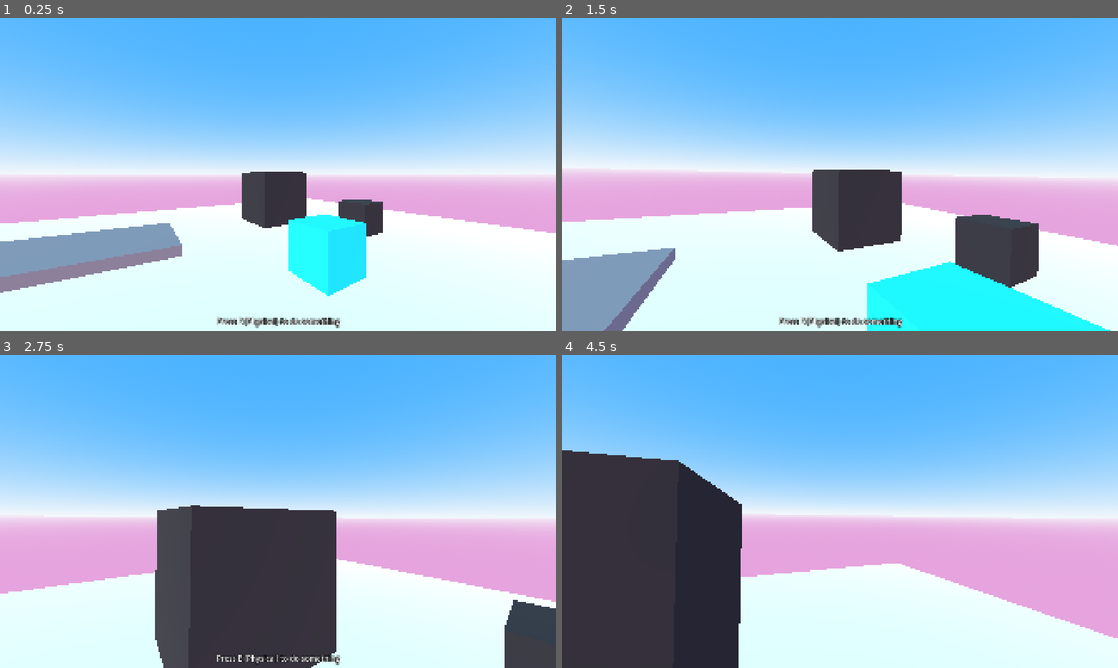
Above: before the commit, frames 1-4 (two rows, left to right).
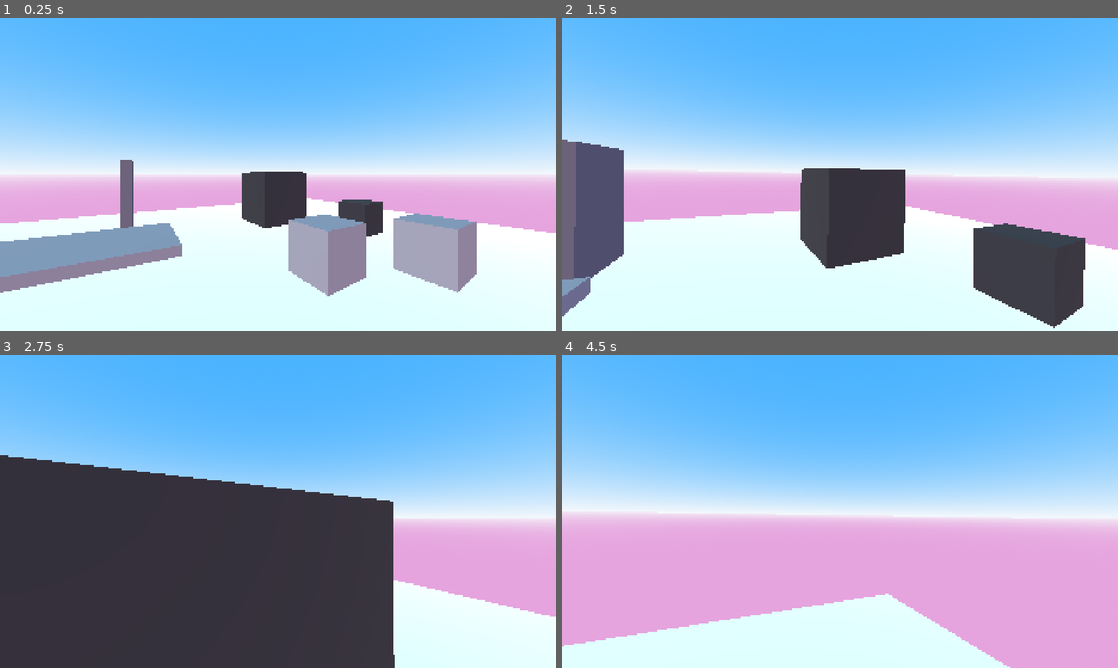
Above: after the commit, the same moments.

Repository: MrEliptik/godot_4_template
Game: Godot game, scene res://scenes/demos/3D/interactable/interactable_demo.tscn
The game is run twice, just before and just after one commit, with the same random seed, the same clock (stepped at 60 frames per second) and the same inputs. This scene is started directly instead of the project's main scene.
Inputs (mouse positions are in pixels of both pictures, inside the frame that each line leads up to):
- Up to frame 1 (0.25 s): no input
- Up to frame 2 (1.5 s): tap E (interact) at 0.5, 1.35 s; move the mouse to (867, 174) at 0.52 s; hold E (interact) 0.53-1.28 s; hold W (forward) from 0.53 s (still down); tap Space (jump) at 0.77 s; move the mouse to (812, 174) at 1.27 s
- Up to frame 3 (2.75 s): keep holding W (forward); tap Space (jump) at 1.52 s; move the mouse to (289, 505) at 2.02 s; hold E (interact) from 2.03 s (still down)
- Up to frame 4 (4.5 s): keep holding W (forward); move the mouse to (834, 517) at 2.77 s; release E (interact) at 2.78 s; tap E (interact) at 2.85, 4.35 s; tap Space (jump) at 3.02, 3.77 s; move the mouse to (878, 514) at 3.52 s; hold E (interact) 3.53-4.28 s; move the mouse to (795, 508) at 4.27 s

The runs differ from the first frame. In frame 1, 7.0% of the frame differs, in the area x 21-86%, y 45-100%; in frame 2, 19%; in frame 3, 30%; in frame 4, 30%, in the area x 0-100%, y 30-100%.

Commit message:
update demo

Diff:
--- a/scenes/character_controller/3D/fps_simple_controller.tscn
+++ b/scenes/character_controller/3D/fps_simple_controller.tscn
@@ -11,7 +11,7 @@
 size = Vector3(1.125, 1.9707, 1.14844)
 
 [sub_resource type="BoxShape3D" id="BoxShape3D_tgehe"]
-size = Vector3(1, 2.28247, 2.617)
+size = Vector3(0.884766, 2.28247, 1.50227)
 
 [sub_resource type="AudioStreamRandomizer" id="AudioStreamRandomizer_gmlin"]
 random_pitch = 1.1
@@ -48,10 +48,8 @@
 current = true
 
 [node name="InteractorRaycast" type="RayCast3D" parent="RotPoint"]
-enabled = false
-target_position = Vector3(0, 0, -8)
+target_position = Vector3(0, 0, -2)
 collision_mask = 4
-hit_from_inside = true
 collide_with_areas = true
 collide_with_bodies = false
 debug_shape_custom_color = Color(0, 0.54902, 0.129412, 1)
@@ -59,12 +57,13 @@
 script = ExtResource("2_73rg6")
 
 [node name="InteractorArea" type="Area3D" parent="RotPoint"]
-collision_layer = 4
-collision_mask = 4
+collision_layer = 0
+collision_mask = 0
 script = ExtResource("3_tgehe")
+enabled = false
 
 [node name="CollisionShape3D" type="CollisionShape3D" parent="RotPoint/InteractorArea"]
-transform = Transform3D(1, 0, 0, 0, 1, 0, 0, 0, 1, 0, -0.752808, -1.43826)
+transform = Transform3D(1, 0, 0, 0, 1, 0, 0, 0, 1, 0, -0.752808, -1.19542)
 shape = SubResource("BoxShape3D_tgehe")
 
 [node name="Land" type="AudioStreamPlayer" parent="."]
--- a/scenes/character_controller/3D/scripts/fps_simple_controller.gd
+++ b/scenes/character_controller/3D/scripts/fps_simple_controller.gd
@@ -5,7 +5,7 @@
 enum GUN_TYPE {GUN, ROCKET}
 
 @export_category("Movement")
-@export var speed: float = 2.5
+@export var speed: float = 3.5
 @export var jump_force: float = 8.0
 @export var mouse_sensitivity: float = 0.08
 @export var accel: float = 2.0
--- a/scenes/demos/3D/interactable/interactable_demo.tscn
+++ b/scenes/demos/3D/interactable/interactable_demo.tscn
@@ -1,8 +1,9 @@
-[gd_scene load_steps=14 format=3 uid="uid://c6dlns3dd1ny1"]
+[gd_scene load_steps=19 format=3 uid="uid://c6dlns3dd1ny1"]
 
 [ext_resource type="PackedScene" uid="uid://bw5660x2v75ip" path="res://scenes/character_controller/3D/fps_simple_controller.tscn" id="1_ylnlx"]
 [ext_resource type="Script" uid="uid://b6yyx2wtbd78t" path="res://components/interactable/interactable.gd" id="2_pijpf"]
 [ext_resource type="Material" uid="uid://b4ticegl48jow" path="res://components/interactable/interact_overlay.tres" id="2_xaqar"]
+[ext_resource type="Script" uid="uid://cimae7rkmbu1m" path="res://scenes/demos/3D/interactable/scripts/door.gd" id="3_wejps"]
 [ext_resource type="Script" uid="uid://c06wgt8nxqcyl" path="res://scenes/demos/3D/interactable/scripts/table.gd" id="4_8dkb5"]
 [ext_resource type="Script" uid="uid://c63t318ovt1ku" path="res://components/camera_control/camera_controls.gd" id="5_r7o7r"]
 
@@ -11,13 +12,23 @@
 [sub_resource type="StandardMaterial3D" id="StandardMaterial3D_pijpf"]
 albedo_color = Color(0.172833, 0.172833, 0.172833, 1)
 
+[sub_resource type="StandardMaterial3D" id="StandardMaterial3D_wejps"]
+albedo_color = Color(0.429992, 0.424992, 0.437879, 1)
+
+[sub_resource type="BoxShape3D" id="BoxShape3D_r7o7r"]
+size = Vector3(1.50195, 2.33594, 0.355713)
+
 [sub_resource type="BoxMesh" id="BoxMesh_xaqar"]
+
+[sub_resource type="BoxShape3D" id="BoxShape3D_wejps"]
+
+[sub_resource type="BoxShape3D" id="BoxShape3D_4m4ww"]
+
+[sub_resource type="BoxMesh" id="BoxMesh_8dkb5"]
+size = Vector3(3, 0.185, 2)
 
 [sub_resource type="BoxShape3D" id="BoxShape3D_xaqar"]
 size = Vector3(3.2207, 0.303711, 2.26605)
-
-[sub_resource type="BoxMesh" id="BoxMesh_8dkb5"]
-size = Vector3(3, 0.185, 2)
 
 [sub_resource type="ProceduralSkyMaterial" id="ProceduralSkyMaterial_5htqa"]
 sky_top_color = Color(0.276474, 0.696166, 1, 1)
@@ -73,6 +84,35 @@
 material_overlay = ExtResource("2_xaqar")
 use_collision = true
 
+[node name="Door" type="Node3D" parent="."]
+transform = Transform3D(1, 0, 0, 0, 1, 0, 0, 0, 1, -7.97777, 1.14014, 0.345069)
+script = ExtResource("3_wejps")
+
+[node name="RotPoint" type="Marker3D" parent="Door"]
+transform = Transform3D(1, 0, 0, 0, 1, 0, 0, 0, 1, -0.75, 0, 0)
+
+[node name="Door" type="CSGBox3D" parent="Door/RotPoint"]
+transform = Transform3D(1, 0, 0, 0, 1, 0, 0, 0, 1, 0.75, 0, 0)
+material_override = SubResource("StandardMaterial3D_wejps")
+material_overlay = ExtResource("2_xaqar")
+instance_shader_parameters/amount = 0.0
+instance_shader_parameters/hit_color = Color(1, 1, 1, 0.211765)
+use_collision = true
+size = Vector3(1.5, 2.317, 0.25)
+
+[node name="Interactable" type="Area3D" parent="Door/RotPoint" node_paths=PackedStringArray("target_mesh")]
+transform = Transform3D(1, 0, 0, 0, 1, 0, 0, 0, 1, 0.75, 0, 0)
+collision_layer = 4
+collision_mask = 4
+script = ExtResource("2_pijpf")
+message = "Press {key} to do open"
+target_mesh = NodePath("../Door")
+interact_overlay_color = Color(1, 1, 1, 0.211765)
+metadata/_custom_type_script = "uid://b6yyx2wtbd78t"
+
+[node name="CollisionShape3D" type="CollisionShape3D" parent="Door/RotPoint/Interactable"]
+shape = SubResource("BoxShape3D_r7o7r")
+
 [node name="InteractableTest" type="MeshInstance3D" parent="."]
 transform = Transform3D(1, 0, 0, 0, 1, 0, 0, 0, 1, -2.68602, 0.502983, -2.90387)
 material_overlay = ExtResource("2_xaqar")
@@ -87,7 +127,23 @@
 interact_overlay_color = Color(0, 0.7, 1, 1)
 
 [node name="CollisionShape3D" type="CollisionShape3D" parent="InteractableTest/Interactable"]
-shape = SubResource("BoxShape3D_xaqar")
+shape = SubResource("BoxShape3D_wejps")
+
+[node name="InteractableTest2" type="MeshInstance3D" parent="."]
+transform = Transform3D(1, 0, 0, 0, 1, 0, 0, 0, 1, -1.59741, 0.502983, -4.69169)
+material_overlay = ExtResource("2_xaqar")
+instance_shader_parameters/hit_color = Color(0, 0.7, 1, 1)
+mesh = SubResource("BoxMesh_xaqar")
+
+[node name="Interactable" type="Area3D" parent="InteractableTest2" node_paths=PackedStringArray("target_mesh")]
+collision_layer = 4
+collision_mask = 4
+script = ExtResource("2_pijpf")
+target_mesh = NodePath("..")
+interact_overlay_color = Color(0, 0.7, 1, 1)
+
+[node name="CollisionShape3D" type="CollisionShape3D" parent="InteractableTest2/Interactable"]
+shape = SubResource("BoxShape3D_4m4ww")
 
 [node name="Table" type="MeshInstance3D" parent="."]
 transform = Transform3D(-4.37114e-08, 0, 1, 0, 1, 0, -1, 0, -4.37114e-08, -4.82904, 0.579013, 0.906899)
@@ -118,4 +174,5 @@
 [node name="DirectionalLight3D" type="DirectionalLight3D" parent="WorldEnvironment"]
 transform = Transform3D(0.952001, -0.180764, 0.247018, 0, 0.807002, 0.590549, -0.306094, -0.562204, 0.768266, 0, 3.43693, 0)
 
+[connection signal="interacted" from="Door/RotPoint/Interactable" to="Door" method="_on_interactable_interacted"]
 [connection signal="interacted" from="Table/Interactable" to="Table" method="_on_interactable_interacted"]
--- /dev/null
+++ b/scenes/demos/3D/interactable/scripts/door.gd
@@ -0,0 +1,18 @@
+extends Node3D
+
+var closed: bool = true
+var tween: Tween
+
+@onready var rot_point: Marker3D = $RotPoint
+
+func _on_interactable_interacted() -> void:
+	tween = Utils.kill_and_create_tween(tween)
+	tween.set_ease(Tween.EASE_IN_OUT).set_trans(Tween.TRANS_CUBIC)
+
+	if closed:
+		closed = false
+
+		tween.tween_property(rot_point, "rotation_degrees:y", 90.0, 0.3)
+	else:
+		closed = true
+		tween.tween_property(rot_point, "rotation_degrees:y", 0.0, 0.3)
Not shown, added: scenes/demos/3D/interactable/scripts/door.gd.uid
Not shown, changed: README.md
